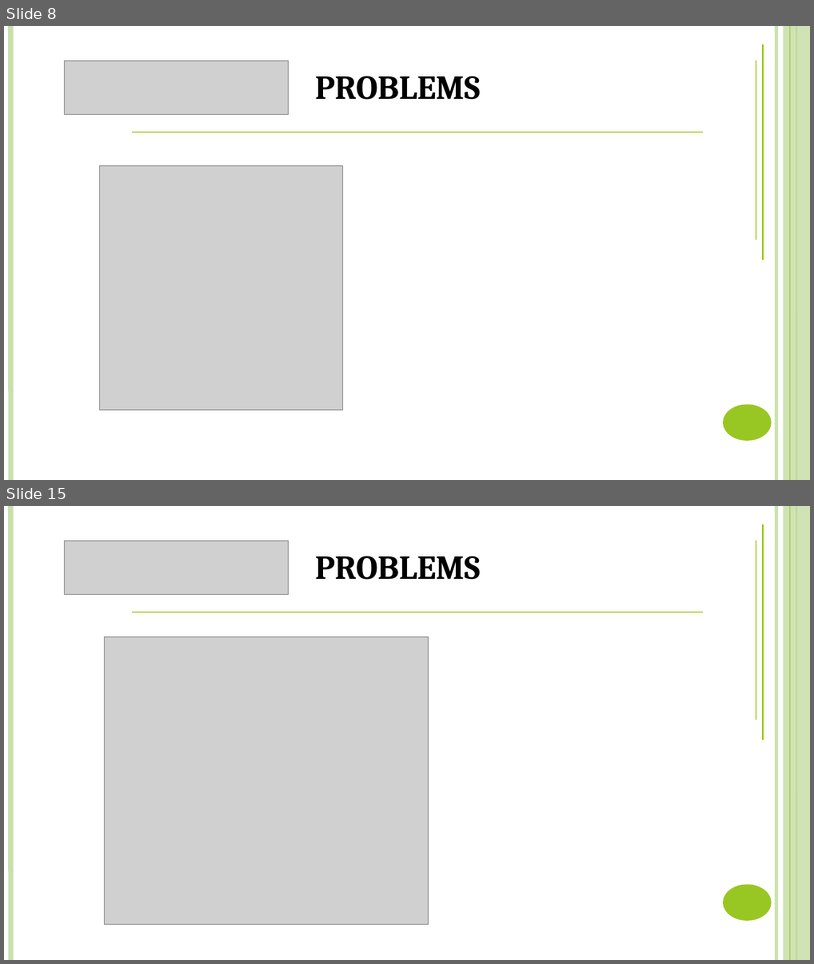
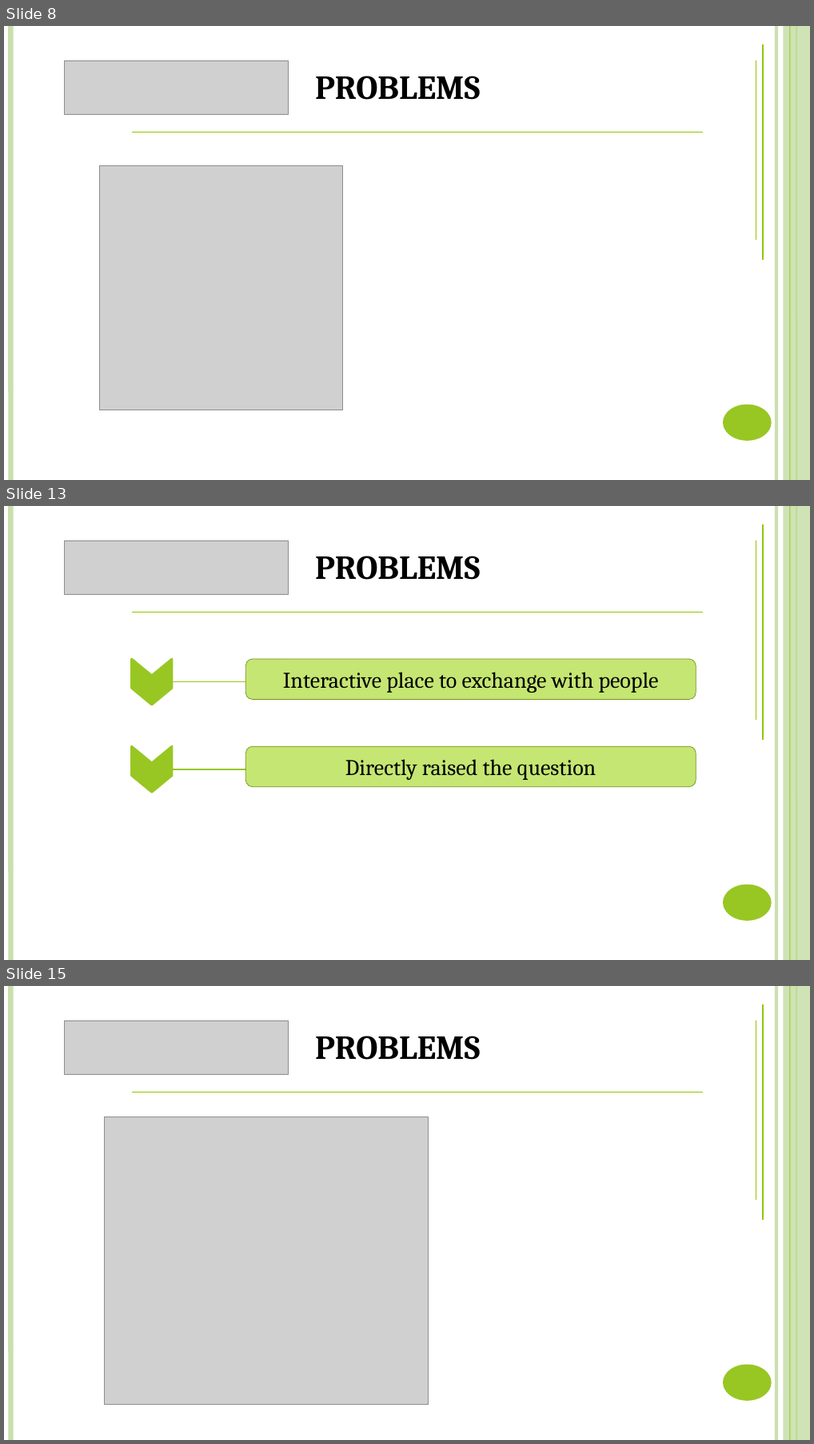
Before and after one commit to DanhLT2/Slide-Unistar, a slide deck: Slide-UniStar/UniStar.pptx. Shown one above the other, each under a label of ours: slides 8 and 15 before the commit, slides 8, 13 and 15 after it; the slides between them are not shown. The pictures are 814x964 and 814x1444 pixels, drawn with LibreOffice and Linux fonts; fonts in the diff are those of the drawing; grey boxes stand for pictures. Boxes give left, top, right and bottom in pixels: in the first picture for what was removed or moved away, otherwise in the second. Text is boxed around its words. In the diff, an @@ line names an element or a change of style, - is before the commit and + after.

```diff
--- a/Slide-UniStar/UniStar.pptx
+++ b/Slide-UniStar/UniStar.pptx
@@ slide 13 added at (4,506,810,960), background #FFFFFF; not listed: 6 template elements that a slide beside it also shows @@
@@ line added from (764, 740) to (764, 524), #8FC800 1 pt @@
@@ picture added at (65,540,289,595) @@
@@ line added from (756, 720) to (756, 540), #8FC800 1 pt @@
@@ text added at (315,556,480,580), 30 pt, text #000000, bold, small capitals @@
+PROBLEMS
@@ line added from (131, 612) to (703, 612), #8FC800 1 pt @@
@@ chevron added at (132,659,172,704), fill #98C723, outline #98C723 2 pt @@
@@ rounded rectangle added at (246,660,696,700), fill #C5E672, outline #70931A 0.5 pt, 20 pt, text #000000 @@
+Interactive place to exchange with people
@@ line added from (172, 682) to (252, 682), #98C723 1 pt @@
@@ chevron added at (132,746,172,792), fill #98C723, outline #98C723 2 pt @@
@@ line added from (172, 769) to (252, 769), #98C723 1 pt @@
@@ rounded rectangle added at (246,746,696,787), fill #C5E672, outline #70931A 0.5 pt, 20 pt, text #000000 @@
+Directly raised the question
```
Also in this commit, not shown: 6 slides changed, 25 other slides added, 15 slides removed.
